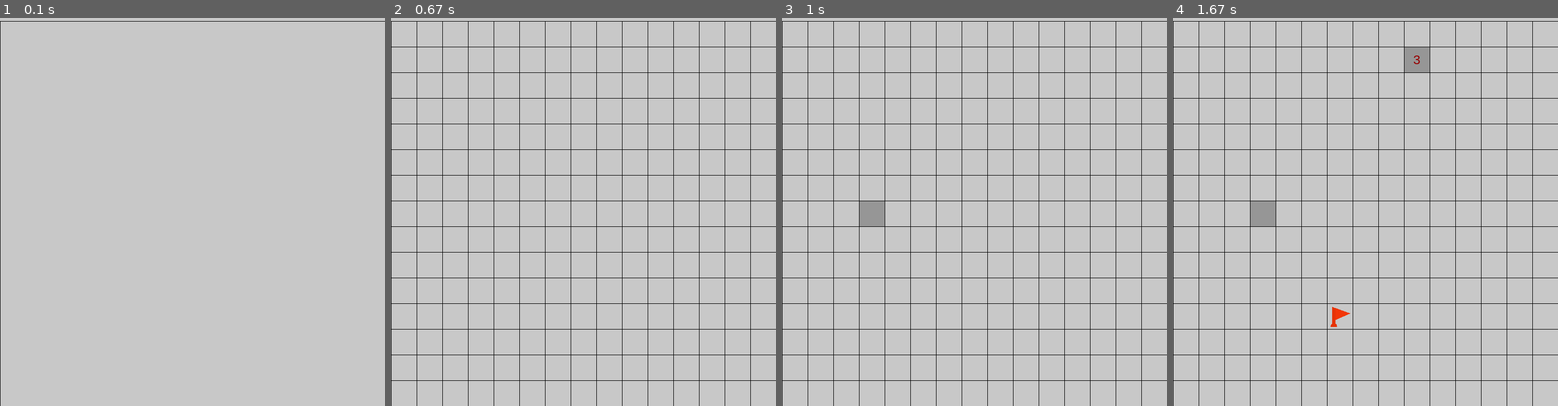
Above: before the commit, frames 1-4 (left to right).
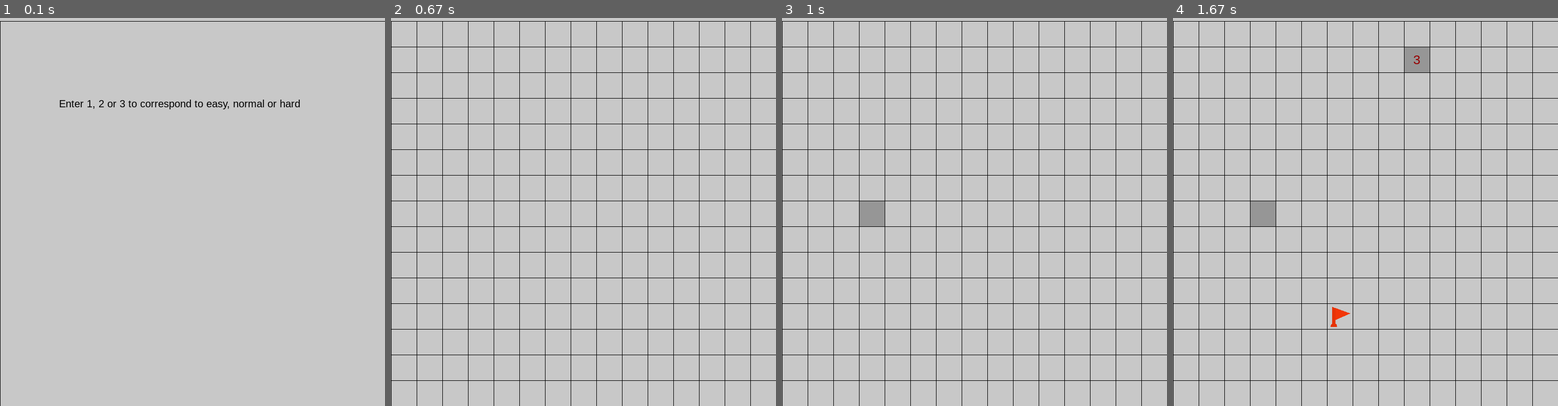
Above: after the commit, the same moments.

Repository: chenxk619/test
Game: pygame game, started from minesweeper.py
The game is run twice, just before and just after one commit, with the same random seed, the same clock (stepped at 60 frames per second) and the same inputs.
Inputs (mouse positions are in pixels of both pictures, inside the frame that each line leads up to):
- Up to frame 1 (0.1 s): no input
- Up to frame 2 (0.67 s): tap 1 at 0.33 s
- Up to frame 3 (1 s): click (882, 208) at 0.77 s
- Up to frame 4 (1.67 s): click (1423, 60) at 1.1 s; right-click (1346, 309) at 1.43 s

The runs differ from the first frame. In frame 1, 0.4% of the frame differs, in the area x 15-78%, y 21-24%; in frame 2, nothing differs; in frame 3, nothing differs; in frame 4, nothing differs.

Commit message:
Update minesweeper.py

Diff:
--- a/minesweeper.py
+++ b/minesweeper.py
@@ -28,6 +28,8 @@
 		self.pos = pos
 
 
+
+#To render all the digits shown on a node when it is not a bomb (only if there is more than 1 surrounding bomb)
 def render_digits(node, visited_colour, board, displacement):
 
 	# For visited nodes, the colour of their number, in order of increasing flags will be : NIL(0), blue, green, red,
@@ -54,11 +56,29 @@
 
 
 
-
-def update(screen, board, displacement, bomb_lst, dead, flag_lst, flag_img, bomb_img):
+#Used to convey the difficulty choosing at the start, and to show the flags remaining and timer
+def render_text(text_shown, pos):
+
+	font = pygame.font.SysFont('arial', 20)
+	text = font.render(text_shown, True, (0,0,0), (200, 200, 200))
+
+	textRect = text.get_rect()
+	textRect.center = pos
+
+	return text, textRect
+
+
+
+#Basically a board update function, to fill the screen, draw the lines, to draw all the visited and flagged nodes
+#and to show the bombs if you die.
+def update(screen, board, displacement, bomb_lst, dead, flag_lst, flag_img, bomb_img, intial_text, intial_pos):
+
 	screen_colour = 200
-
 	screen.fill((screen_colour, screen_colour, screen_colour))
+
+	#At the start to display the text
+	if len(board.unvisited) == 0:
+		screen.blit(intial_text, intial_pos)
 
 	colour = 0
 	for i in range(0, board.grid * board.multiplier + 1, board.multiplier):
@@ -77,14 +97,17 @@
 			text, textRect = render_digits(node ,visited_colour, board, displacement)
 			screen.blit(text, textRect)
 
+	#Display flags clicked on
 	for node in flag_lst:
 		screen.blit(flag_img, (node[0] * board.multiplier + 1, node[1] * board.multiplier + 1 + displacement))
 
+	#Show bombs if dead
 	if dead == True:
 		for node in bomb_lst:
 			screen.blit(bomb_img, (node[0] * board.multiplier + 1, node[1] * board.multiplier + 1 + displacement))
 
 	pygame.display.update()
+
 
 
 #Explore function used to check the number of surrounding bombs in a certain node's vercinity (only called when a node is
@@ -116,6 +139,7 @@
 	board.visited.append(target_node)
 
 
+
 #Setup used to scale the flag_img, bomb_img. Also to append grid instances to board attribute and to set a few grids
 #to contain bombs
 def setup(board, flag_img, bomb_img, bomb_lst):
@@ -146,10 +170,10 @@
 	return flag_img, bomb_img, bomb_lst
 
 
+
 def game(screen, width, displacement, flag_img, bomb_img, Clock):
 
 	#The board size should be changed by the difficultly
-
 	start = True
 	dead = False
 	game_start = False
@@ -158,7 +182,9 @@
 
 	#Intialitial state of board
 	board = Board(1, 1, width)
-
+	text_shown = 'Enter 1, 2 or 3 to correspond to easy, normal or hard'
+	pos = (350, 200)
+	intial_text, intial_pos = render_text(text_shown, pos)
 
 	#Main game loop
 	while start:
@@ -217,7 +243,7 @@
 
 		Clock.tick(15)
 
-		update(screen, board, displacement, bomb_lst, dead, flag_lst, flag_img, bomb_img)
+		update(screen, board, displacement, bomb_lst, dead, flag_lst, flag_img, bomb_img, intial_text, intial_pos)
 
 
 
